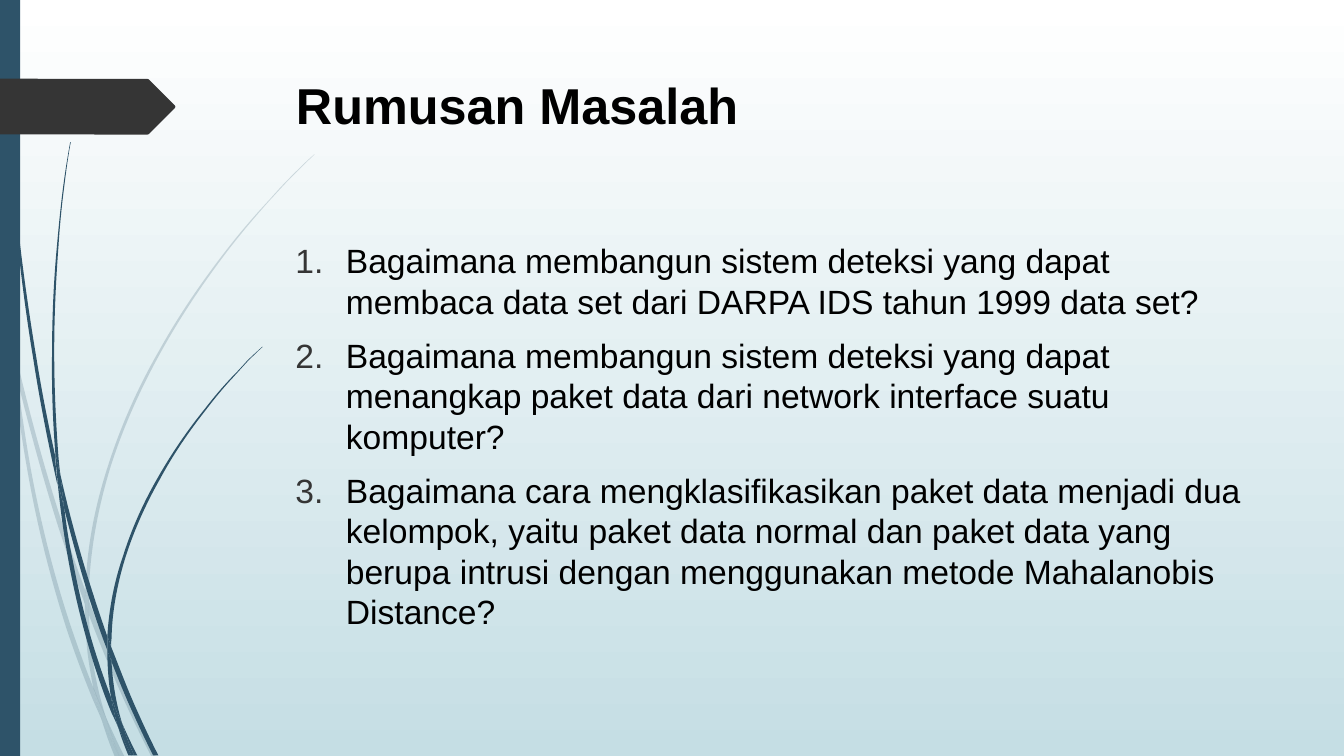
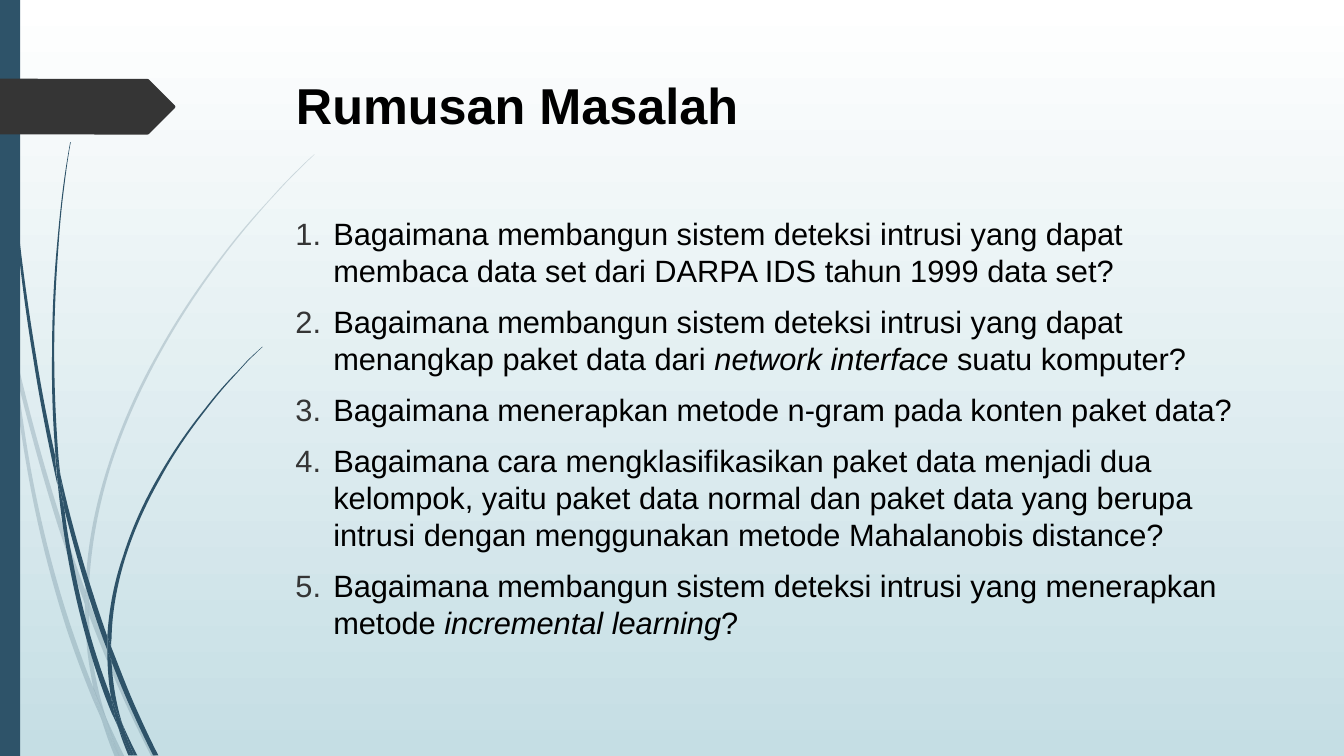
Before and after one commit to agus4171/TA-AJK, a slide deck: slide 3 of TA/5112100036-PPT.pptx. Drawn at 1344x756 pixels with LibreOffice and Linux fonts; fonts in the diff are those of the drawing. Boxes give left, top, right and bottom in pixels: in the first picture for what was removed or moved away, otherwise in the second. Text is boxed around its words. In the diff, an @@ line names an element or a change of style, - is before the commit and + after.

```diff
--- a/TA/5112100036-PPT.pptx
+++ b/TA/5112100036-PPT.pptx
@@ text at [333,222,1232,640]: text changed; size 24 to 22 pt @@
-1. Bagaimana membangun sistem deteksi yang dapat membaca data set dari DARPA IDS tahun 1999 data set?
-2. Bagaimana membangun sistem deteksi yang dapat menangkap paket data dari network interface suatu komputer?
-3. Bagaimana cara mengklasifikasikan paket data menjadi dua kelompok, yaitu paket data normal dan paket data yang berupa intrusi dengan menggunakan metode Mahalanobis Distance?
+1. Bagaimana membangun sistem deteksi intrusi yang dapat membaca data set dari DARPA IDS tahun 1999 data set?
+2. Bagaimana membangun sistem deteksi intrusi yang dapat menangkap paket data dari network interface suatu komputer?
+3. Bagaimana menerapkan metode n-gram pada konten paket data?
+4. Bagaimana cara mengklasifikasikan paket data menjadi dua kelompok, yaitu paket data normal dan paket data yang berupa intrusi dengan menggunakan metode Mahalanobis distance?
+5. Bagaimana membangun sistem deteksi intrusi yang menerapkan metode incremental learning?
```
Also in this commit, not shown: 5 other slides changed, 6 slides removed, 17 other files.
